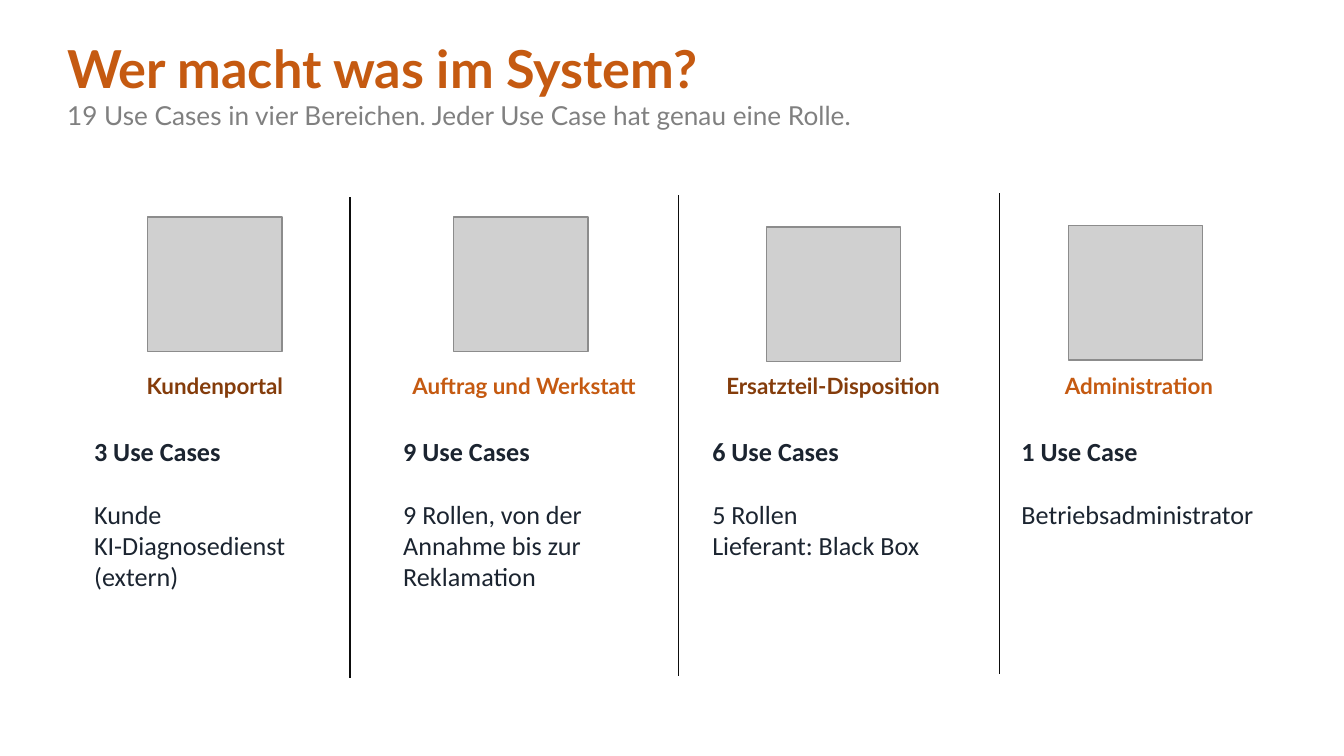
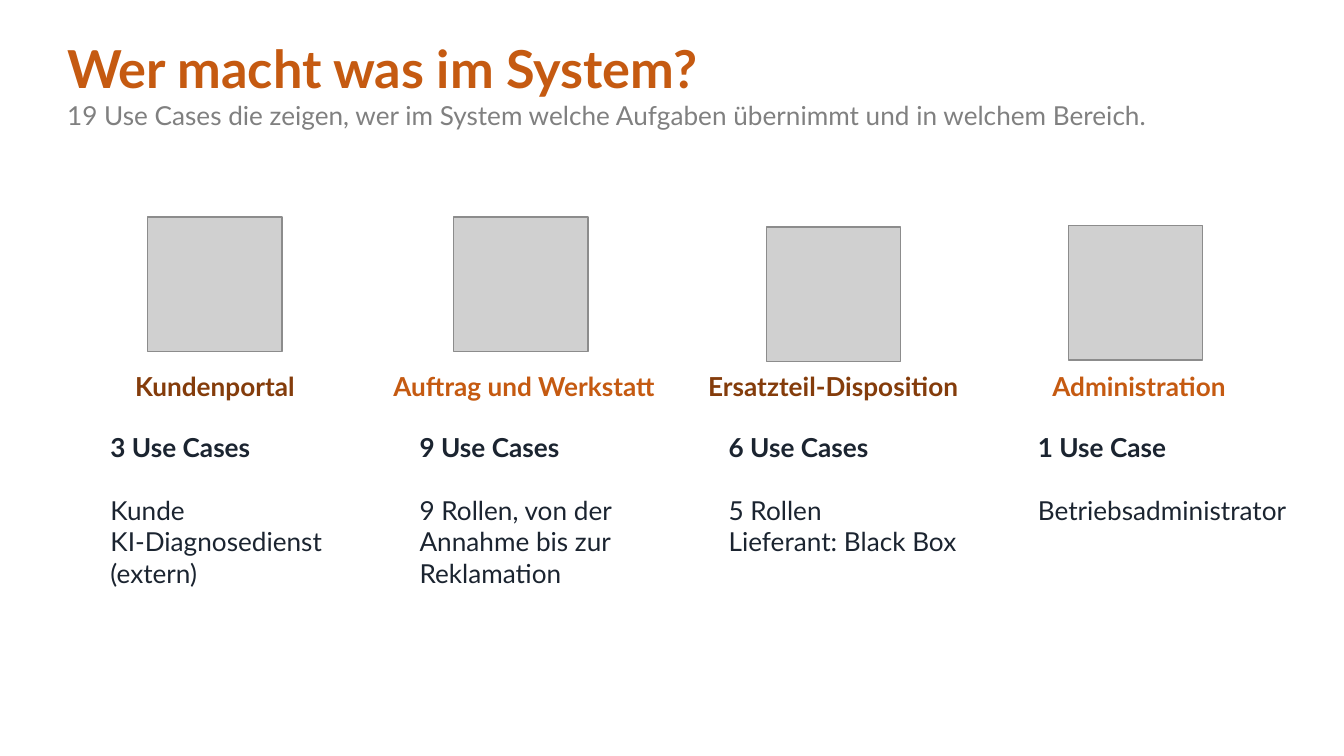
Before and after one commit to jakobschwan123-cmd/casestudy-semester-3, a slide deck: slide 23 of 4_praesentation/Abschlusspraesentation.pptx (slide 12 before the commit). Drawn at 1344x756 pixels with LibreOffice and Linux fonts; fonts in the diff are those of the drawing; grey boxes stand for pictures. Boxes give left, top, right and bottom in pixels: in the first picture for what was removed or moved away, otherwise in the second. Text is boxed around its words. In the diff, an @@ line names an element or a change of style, - is before the commit and + after.

```diff
--- a/4_praesentation/Abschlusspraesentation.pptx
+++ b/4_praesentation/Abschlusspraesentation.pptx
@@ text at <box>67,106,1146,130</box>: text changed @@
-19 Use Cases in vier Bereichen. Jeder Use Case hat genau eine Rolle.
+19 Use Cases die zeigen, wer im System welche Aufgaben übernimmt und in welchem Bereich.
@@ line removed from (349, 198) to (349, 677) @@
@@ line removed from (679, 195) to (679, 676) @@
@@ line removed from (1000, 194) to (1000, 673) @@
@@ text "Kundenportal": place and size @@
-text "Kundenportal" at <box>147,377,283,398</box>
+text "Kundenportal" at <box>135,376,295,400</box>
@@ text "Auftrag und Werkstatt": place and size @@
-text "Auftrag und Werkstatt" at <box>412,377,636,398</box>
+text "Auftrag und Werkstatt" at <box>393,376,654,400</box>
@@ text "Ersatzteil-Disposition": place and size @@
-text "Ersatzteil-Disposition" at <box>726,377,940,398</box>
+text "Ersatzteil-Disposition" at <box>708,376,958,400</box>
@@ size 12 to 14 pt in 4 elements at <box>135,376,295,400</box>, <box>393,376,654,400</box>, <box>708,376,958,400</box>, <box>1052,376,1225,397</box> @@
@@ text "Administration": place and size @@
-text "Administration" at <box>1065,377,1213,394</box>
+text "Administration" at <box>1052,376,1225,397</box>
@@ font Calibri to Lato in 4 elements at <box>1038,438,1286,521</box>, <box>729,438,956,552</box>, <box>420,438,612,584</box>, <box>110,438,321,587</box> @@
@@ text "3 Use Cases": place and size @@
-text "3 Use Cases" at <box>94,444,285,590</box>
+text "3 Use Cases" at <box>110,438,321,587</box>
@@ text "9 Use Cases": place and size @@
-text "9 Use Cases" at <box>403,444,582,586</box>
+text "9 Use Cases" at <box>420,438,612,584</box>
@@ text "6 Use Cases": place and size @@
-text "6 Use Cases" at <box>712,443,919,555</box>
+text "6 Use Cases" at <box>729,438,956,552</box>
@@ text "1 Use Case": place and size @@
-text "1 Use Case" at <box>1021,444,1253,524</box>
+text "1 Use Case" at <box>1038,438,1286,521</box>
```
Also in this commit, not shown: 13 other slides changed, 14 slides added, 3 slides removed.
